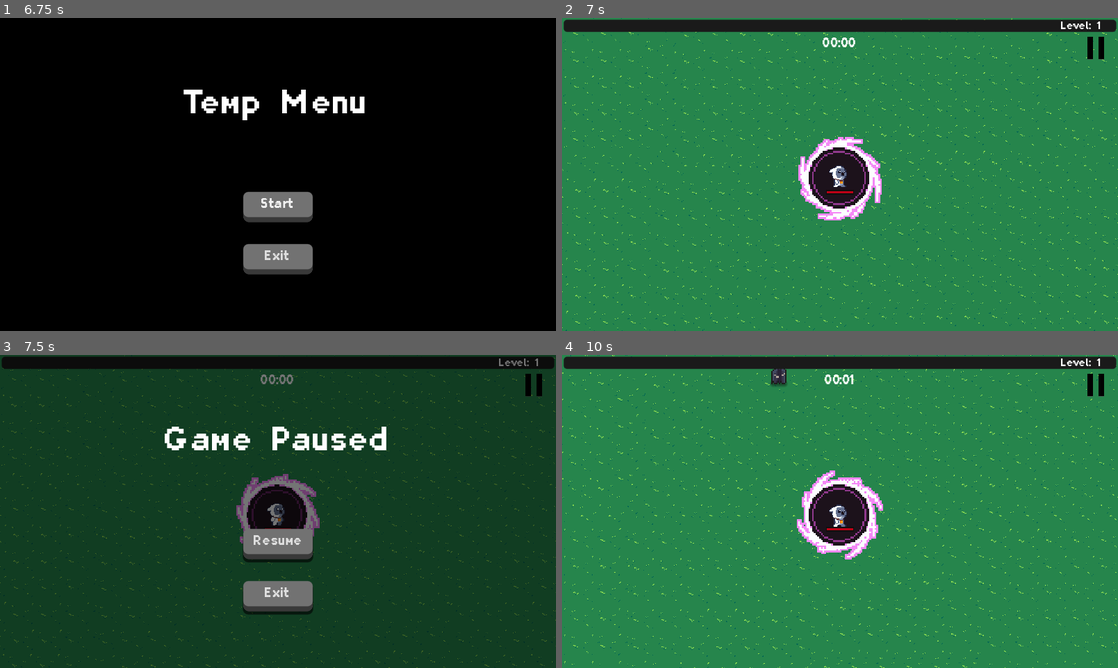
Above: before the commit, frames 1-4 (two rows, left to right).
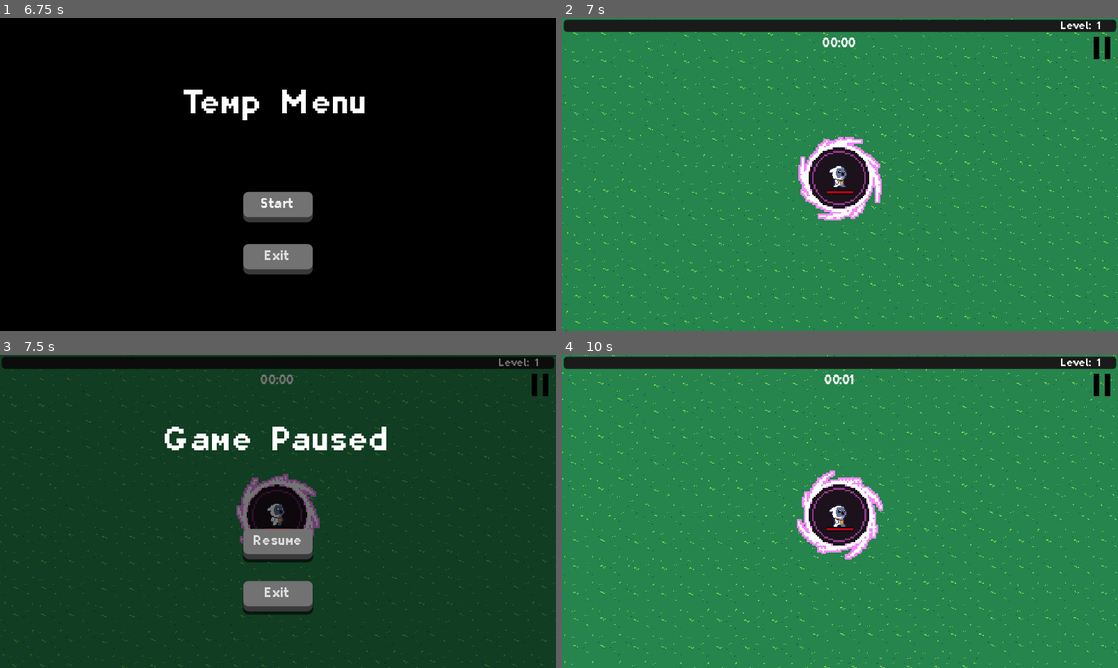
Above: after the commit, the same moments.

Repository: IgnacyZywalewski/VampireSurvivors
Game: Godot game, scene res://ui/menu.tscn
The game is run twice, just before and just after one commit, with the same random seed, the same clock (stepped at 60 frames per second) and the same inputs. Sound files missing from this copy of the repository are replaced by a short silence.
Inputs (mouse positions are in pixels of both pictures, inside the frame that each line leads up to; where the layout moved, square brackets give the same spot in the first picture):
- Up to frame 1 (6.75 s): click "Start" at 0.5 s; click "Start" at 1.25 s; tap Enter at 2, 3.5, 5 s; move the mouse to (400, 158) at 2.02 s; hold D (right) 2.03-2.78 s; click (400, 158) at 2.1 s; tap Space at 2.75, 4.25, 5.75 s; move the mouse to (166, 190) at 2.77 s; hold S (down) 2.78-3.53 s; click (166, 190) at 2.85 s; move the mouse to (333, 105) at 3.52 s; hold D (right) 3.53-4.28 s; click (333, 105) at 3.6 s; move the mouse to (250, 237) at 4.27 s; hold W (up) 4.28-5.03 s; click (250, 237) at 4.35 s; move the mouse to (444, 221) at 5.02 s; hold A (left) 5.03-6.53 s; click (444, 221) at 5.1 s; move the mouse to (111, 127) at 5.77 s; click (111, 127) at 5.85 s; move the mouse to (305, 174) at 6.52 s; hold S (down) from 6.53 s (still down); click (305, 174) at 6.6 s
- Up to frame 2 (7 s): keep holding S (down)
- Up to frame 3 (7.5 s): release S (down) at 7.25 s; click (539, 386) [533, 386] at 7.25 s
- Up to frame 4 (10 s): click "Resume" at 8 s; move the mouse to (756, 433) at 8.77 s; hold D (right) 8.78-9.53 s; click (756, 433) at 8.85 s; move the mouse to (962, 495) at 9.52 s; hold W (up) from 9.53 s (still down); click (962, 495) at 9.6 s

Frame 1 is identical in both runs. In frame 2, 0.3% of the frame differs, in the area x 94-99%, y 6-14%; in frame 3, 0.3%; in frame 4, 0.4%, in the area x 37-99%, y 4-14%.

Commit message:
Created basic database for upgrades

Diff:
--- a/player/player.gd
+++ b/player/player.gd
@@ -49,12 +49,12 @@
 #Fireball
 var fireball_ammo = 0
 var fireball_baseammo = 1
-var fireball_level = 0
+var fireball_level = 1
 
 #ShootingStar
 var shooting_star_ammo = 0
 var shooting_star_baseammo = 1
-var shooting_star_level = 0
+var shooting_star_level = 1
 
 #BlackHole
 var black_hole_level = 1
@@ -62,7 +62,7 @@
 #LightningBolt
 var lightning_bolt_ammo = 0
 var lightning_bolt_baseammo = 1
-var lightning_bolt_level = 0
+var lightning_bolt_level = 1
 
 #Passives
 var shield = preload("res://player/passives/shield.tscn")
@@ -319,6 +319,11 @@
 func _on_exit_button_click_end():
 		get_tree().quit()
 
+func _on_pause_button_pressed():
+	get_tree().paused = true
+	pause_screen.visible = true
+
+
 func level_up():
 	level_label.text = str("Level: ", experience_level)
 	level_up_panel.visible = true
@@ -335,7 +340,7 @@
 		options += 1
 	get_tree().paused = true
 
-func upgrade_character(upgrade):
+func upgrade_character(_upgrade):
 	var option_children = upgrade_options.get_children()
 	for i in option_children:
 		i.queue_free()
@@ -348,8 +353,3 @@
 	level_up_panel.visible = false
 	get_tree().paused = false
 	callculate_experience(0)
-
-
-func _on_pause_button_pressed():
-	get_tree().paused = true
-	pause_screen.visible = true
--- a/player/player.tscn
+++ b/player/player.tscn
@@ -480,9 +480,9 @@
 
 [node name="PauseButton" type="TextureButton" parent="GUILayer/GUI"]
 layout_mode = 0
-offset_left = 605.0
+offset_left = 612.0
 offset_top = 22.0
-offset_right = 682.0
+offset_right = 689.0
 offset_bottom = 108.0
 scale = Vector2(0.3, 0.3)
 texture_normal = ExtResource("12_veeya")
--- a/player/weapons/black_hole.gd
+++ b/player/weapons/black_hole.gd
@@ -17,7 +17,7 @@
 	animation.play("black_hole")
 	match level:
 		1:
-			damage = 10
+			damage = 0.5
 			cooldown_timer = 1.5
 			sprite.scale = Vector2(2,2)
 			collision_shape.scale = Vector2(2,2)
--- a/project.godot
+++ b/project.godot
@@ -14,6 +14,10 @@
 run/main_scene="res://ui/menu.tscn"
 config/features=PackedStringArray("4.2", "Forward Plus")
 config/icon="res://icon.svg"
+
+[autoload]
+
+UpgradeDataBase="*res://utility/upgrade_data_base.tscn"
 
 [display]
 
--- a/ui/item_option.gd
+++ b/ui/item_option.gd
@@ -6,13 +6,20 @@
 @onready var item_icon = $ItemIcon
 
 var mouse_over = false
-var item = null
+var item = "fireball1"
 @onready var player = get_tree().get_first_node_in_group("player")
 
 signal selected_upgrade(upgrade)
 
 func _ready():
-	connect("selected_upgrade",Callable(player,"upgrade_character"))
+	item_icon.size = Vector2(35, 35)
+	connect("selected_upgrade",Callable(player,"upgrade_charawcter"))
+
+	label_name.text = UpgradeDataBase.UPGRADES[item]["displayname"]
+	label_description.text = UpgradeDataBase.UPGRADES[item]["details"]
+	label_level.text = UpgradeDataBase.UPGRADES[item]["level"]
+	item_icon.texture = load(UpgradeDataBase.UPGRADES[item]["icon"])
+
 
 func _input(event):
 	if event.is_action("click"):
--- a/ui/item_option.tscn
+++ b/ui/item_option.tscn
@@ -5,6 +5,7 @@
 [ext_resource type="FontFile" uid="uid://d4a3w6dx63g5p" path="res://assets/fonts/Planes_ValMore.ttf" id="3_0mr8k"]
 
 [node name="ItemOption" type="ColorRect"]
+process_mode = 2
 custom_minimum_size = Vector2(160, 50)
 offset_right = 180.0
 offset_bottom = 50.0
--- a/ui/panel.tscn
+++ b/ui/panel.tscn
@@ -1,7 +1,7 @@
 [gd_scene load_steps=2 format=3 uid="uid://cuvyq7snegdrn"]
 
 [sub_resource type="StyleBoxFlat" id="StyleBoxFlat_li0er"]
-bg_color = Color(0, 0.45098, 0.905882, 1)
+bg_color = Color(0, 0.376471, 0.756863, 1)
 border_width_left = 7
 border_width_top = 7
 border_width_right = 7
--- /dev/null
+++ b/utility/upgrade_data_base.gd
@@ -0,0 +1,30 @@
+extends Node2D
+
+
+const ICON_PATH = "res://assets/textures/icons/"
+const UPGRADES = {
+	"fireball1": {
+		"icon": ICON_PATH + "fireball_icon.png",
+		"displayname": "Fireball",
+		"details": "Cos tu bedzie",
+		"level": "Level: 1",
+		"prerequesits": [],
+		"type": "weapon"
+	},
+	"fireball2": {
+		"icon": ICON_PATH + "fireballl_icon.png",
+		"displayname": "Fireball",
+		"details": "Cos tu bedzie 2",
+		"level": "Level: 2",
+		"prerequesits": ["fireball1"],
+		"type": "weapon"
+	},
+	"fireball3": {
+		"icon": ICON_PATH + "fireballl_icon.png",
+		"displayname": "Fireball",
+		"details": "Cos tu bedzie 3",
+		"level": "Level: 3",
+		"prerequesits": ["fireball2"],
+		"type": "weapon"
+	}
+}
--- /dev/null
+++ b/utility/upgrade_data_base.tscn
@@ -0,0 +1,6 @@
+[gd_scene load_steps=2 format=3 uid="uid://du1jkxxp1n21"]
+
+[ext_resource type="Script" path="res://utility/upgrade_data_base.gd" id="1_h85mv"]
+
+[node name="UpgradeDataBase" type="Node2D"]
+script = ExtResource("1_h85mv")
--- a/world/world.tscn
+++ b/world/world.tscn
@@ -12,33 +12,33 @@
 [sub_resource type="Resource" id="Resource_rehmj"]
 script = ExtResource("5_sd5ls")
 time_start = 0
-time_end = 1
+time_end = 10
 enemy = ExtResource("6_jty5m")
-enemy_num = 0
+enemy_num = 3
 enemy_spawn_delay = 0
 
 [sub_resource type="Resource" id="Resource_x5ib5"]
 script = ExtResource("5_sd5ls")
-time_start = 0
-time_end = 1
+time_start = 10
+time_end = 20
 enemy = ExtResource("6_jxc03")
-enemy_num = 0
+enemy_num = 1
 enemy_spawn_delay = 0
 
 [sub_resource type="Resource" id="Resource_gga0l"]
 script = ExtResource("5_sd5ls")
-time_start = 0
-time_end = 1
+time_start = 20
+time_end = 30
 enemy = ExtResource("7_is0jj")
-enemy_num = 0
+enemy_num = 1
 enemy_spawn_delay = 0
 
 [sub_resource type="Resource" id="Resource_wbmnu"]
 script = ExtResource("5_sd5ls")
-time_start = 0
-time_end = 10
+time_start = 30
+time_end = 40
 enemy = ExtResource("8_g7b6a")
-enemy_num = 10
+enemy_num = 1
 enemy_spawn_delay = 0
 
 [node name="World" type="Node2D"]
Renamed: assets/textures/icons/fire_ball_icon.png -> assets/textures/icons/fireball_icon.png
Not shown, added: assets/textures/icons/fireball_icon.png.import
Binary file added: assets/textures/icons/food.png
Not shown, added: assets/textures/icons/food.png.import
